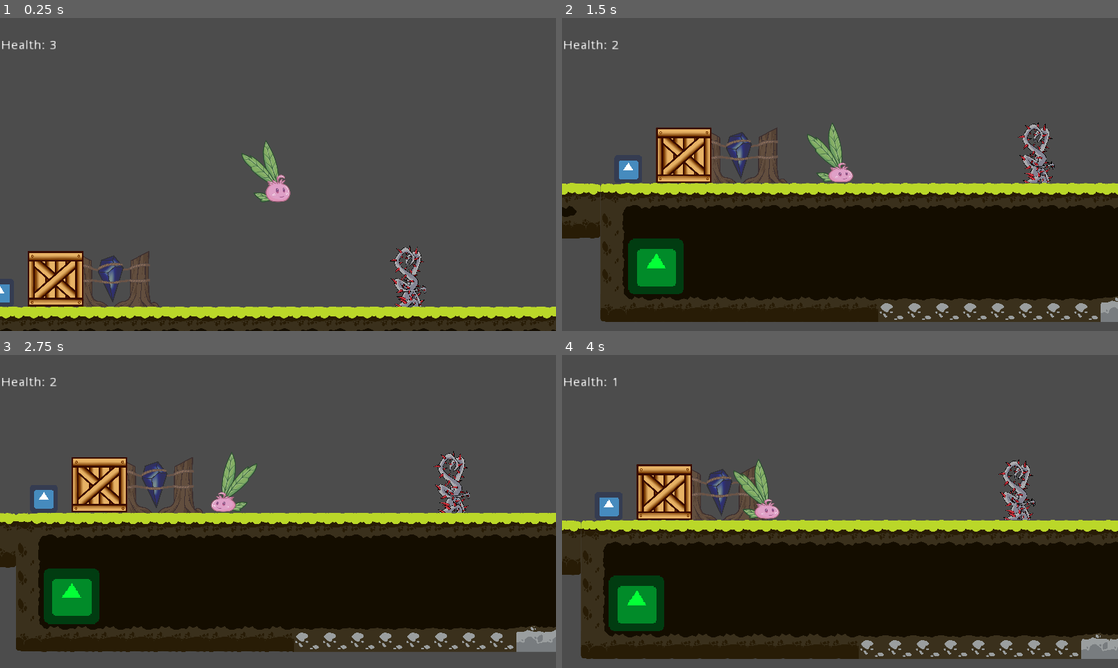
Above: before the commit, frames 1-4 (two rows, left to right).
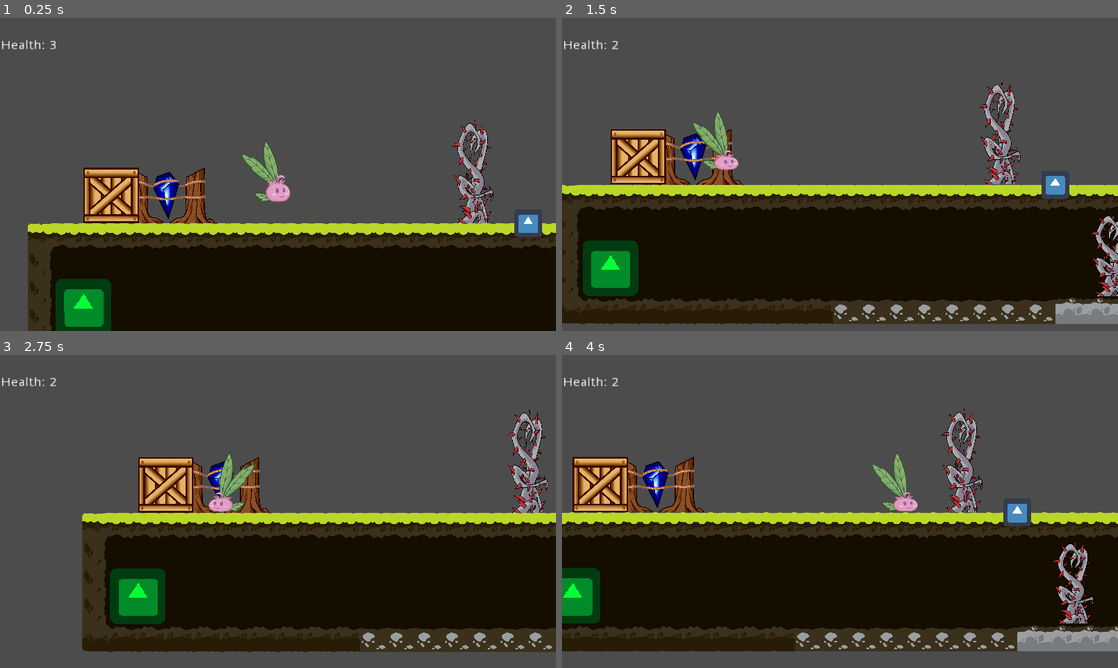
Above: after the commit, the same moments.

Repository: DamianKoch1/OnionsAdventure
Game: Godot game, scene res://Worlds/World1.tscn
Same seed, same stepped clock (60 frames per second), same inputs: the game is played once before the commit and once after it. The engine's default icon, where the game draws it, is replaced by a stand-in: a white triangle on a blue panel in a dark square.
Inputs:
- Up to frame 1 (0.25 s): no input
- Up to frame 2 (1.5 s): hold Right (ui_right) from 0.53 s (still down); tap E (push, bound only after the commit) at 0.6, 1.35 s; tap Space (jump) at 0.77 s
- Up to frame 3 (2.75 s): tap Space (jump) at 1.52 s; release Right (ui_right) at 2.03 s; hold Left (ui_left) from 2.03 s (still down); tap E (push, bound only after the commit) at 2.1 s
- Up to frame 4 (4 s): release Left (ui_left) at 2.78 s; hold Right (ui_right) from 2.78 s (still down); tap E (push, bound only after the commit) at 2.85, 3.6 s; tap Space (jump) at 3.02, 3.77 s

The runs differ from the first frame. In frame 1, 36% of the frame differs, in the area x 0-100%, y 32-100%; in frame 2, 17%; in frame 3, 18%; in frame 4, 25%.

Commit message:
final box, fix with box/damaging obstacle collision

Diff:
--- a/Objects/Box/Box.gd
+++ b/Objects/Box/Box.gd
@@ -2,13 +2,15 @@
 
 var motion = Vector2()
 var player
-export var brakeSpeed = 0.04
+export var brakeSpeed = 0.08
 onready var isPushed = false
 export var gravity = 12
 
 func _physics_process(delta):
 	if isPushed == true:
-		global_position.x = lerp(global_position.x, global_position.x -(player.global_position.x-global_position.x), 0.05)
+		motion.x = player.motion.x
+		if abs(player.motion.y) >= 20 || abs(motion.y) >= 20:
+			isPushed = false
 	else:
 		motion.x = lerp(motion.x, 0, brakeSpeed)
 	motion.y += gravity
@@ -17,8 +19,9 @@
 func _on_Area2D_body_entered(body):
 	if body.name == "Onion":
 		player = body
-		isPushed = true
-
-func _on_Area2D_body_exited(body):
-	if body.name == "Onion":
-		isPushed = false
+		if Input.is_action_just_pressed("push"):
+			if isPushed == true:
+				isPushed = false
+			elif isPushed == false:
+				isPushed = true
+				global_position.x = global_position.x + (global_position.x - player.global_position.x)/4.2
--- a/Objects/Box/Box.tscn
+++ b/Objects/Box/Box.tscn
@@ -11,7 +11,7 @@
 [sub_resource type="RectangleShape2D" id=2]
 
 custom_solver_bias = 0.0
-extents = Vector2( 36.9395, 30.5873 )
+extents = Vector2( 46.7717, 36.8304 )
 
 [node name="Box" type="KinematicBody2D"]
 
@@ -20,7 +20,7 @@
 collision_mask = 1
 collision/safe_margin = 0.08
 script = ExtResource( 1 )
-brakeSpeed = 0.04
+brakeSpeed = 0.08
 gravity = 12
 
 [node name="Sprite" type="Sprite" parent="." index="0"]
@@ -46,10 +46,8 @@
 
 [node name="CollisionShape2D" type="CollisionShape2D" parent="Area2D" index="0"]
 
-position = Vector2( 0, 13.607 )
-scale = Vector2( 1, 0.594878 )
+position = Vector2( 0, 10.9564 )
+scale = Vector2( 1, 0.52833 )
 shape = SubResource( 2 )
 
 [connection signal="body_entered" from="Area2D" to="." method="_on_Area2D_body_entered"]
-
-[connection signal="body_exited" from="Area2D" to="." method="_on_Area2D_body_exited"]
--- a/Objects/Obstacles/DamagingObstacle.gd
+++ b/Objects/Obstacles/DamagingObstacle.gd
@@ -7,7 +7,7 @@
 	if damageCD > 0:
 		damageCD = max(damageCD-delta, 0)
 
-func _on_Area2D_body_entered(body):
+func _on_Trigger_body_entered(body):
 	if body.name == "Onion":
 		if damageCD == 0:
 			damageCD = 1
--- a/Objects/Obstacles/DamagingObstacle.tscn
+++ b/Objects/Obstacles/DamagingObstacle.tscn
@@ -1,13 +1,36 @@
-[gd_scene load_steps=3 format=2]
+[gd_scene load_steps=4 format=2]
 
-[ext_resource path="res://Objects/Obstacles/Obstacle.tscn" type="PackedScene" id=1]
-[ext_resource path="res://Objects/Obstacles/DamagingObstacle.gd" type="Script" id=2]
+[ext_resource path="res://Objects/Obstacles/DamagingObstacle.gd" type="Script" id=1]
 
-[node name="DamagingObstacle" instance=ExtResource( 1 )]
+[sub_resource type="RectangleShape2D" id=1]
 
-script = ExtResource( 2 )
+custom_solver_bias = 0.0
+extents = Vector2( 465.076, 1133.96 )
 
-[node name="Area2D" type="Area2D" parent="." index="1"]
+[sub_resource type="RectangleShape2D" id=2]
+
+custom_solver_bias = 0.0
+extents = Vector2( 791.922, 1453.1 )
+
+[node name="Sprite" type="Sprite"]
+
+script = ExtResource( 1 )
+
+[node name="Collider" type="StaticBody2D" parent="." index="0"]
+
+input_pickable = false
+collision_layer = 1
+collision_mask = 1
+constant_linear_velocity = Vector2( 0, 0 )
+constant_angular_velocity = 0.0
+friction = 1.0
+bounce = 0.0
+
+[node name="CollisionShape2D" type="CollisionShape2D" parent="Collider" index="0"]
+
+shape = SubResource( 1 )
+
+[node name="Trigger" type="Area2D" parent="." index="1"]
 
 input_pickable = true
 gravity_vec = Vector2( 0, 1 )
@@ -17,6 +40,8 @@
 audio_bus_override = false
 audio_bus_name = "Master"
 
-[node name="CollisionShape2D" type="CollisionShape2D" parent="Area2D" index="0"]
+[node name="CollisionShape2D" type="CollisionShape2D" parent="Trigger" index="0"]
 
-[connection signal="body_entered" from="Area2D" to="." method="_on_Area2D_body_entered"]
+shape = SubResource( 2 )
+
+[connection signal="body_entered" from="Trigger" to="." method="_on_Trigger_body_entered"]
--- a/Objects/Spawnpoint/Spawnpoint.tscn
+++ b/Objects/Spawnpoint/Spawnpoint.tscn
@@ -15,7 +15,6 @@
 
 [node name="icon" type="Sprite" parent="." index="0"]
 
-modulate = Color( 1, 1, 1, 0.359137 )
 position = Vector2( -32, -32 )
 scale = Vector2( 0.0375587, 0.0522449 )
 texture = ExtResource( 2 )
--- a/Worlds/World1.tscn
+++ b/Worlds/World1.tscn
@@ -9,15 +9,14 @@
 [ext_resource path="res://Objects/Runes/EarthStone.gd" type="Script" id=7]
 [ext_resource path="res://icon.png" type="Texture" id=8]
 [ext_resource path="res://Assets/FinishedTileSet.tscn" type="PackedScene" id=9]
-[ext_resource path="res://Assets/Tileset.tres" type="TileSet" id=10]
-[ext_resource path="res://Player/Camera.tscn" type="PackedScene" id=11]
-[ext_resource path="res://Objects/Spawnpoint/Spawnpoint.tscn" type="PackedScene" id=12]
-[ext_resource path="res://Objects/Obstacles/DamagingObstacle.tscn" type="PackedScene" id=13]
-[ext_resource path="res://Assets/asset_vine_thorns_1.png" type="Texture" id=14]
-[ext_resource path="res://Objects/Rope/Rope.tscn" type="PackedScene" id=15]
-[ext_resource path="res://Objects/Box/Box.tscn" type="PackedScene" id=16]
-[ext_resource path="res://Objects/Checkpoint/Checkpoint.tscn" type="PackedScene" id=17]
-[ext_resource path="res://Objects/Trap/Trap.tscn" type="PackedScene" id=18]
+[ext_resource path="res://Player/Camera.tscn" type="PackedScene" id=10]
+[ext_resource path="res://Objects/Spawnpoint/Spawnpoint.tscn" type="PackedScene" id=11]
+[ext_resource path="res://Objects/Rope/Rope.tscn" type="PackedScene" id=12]
+[ext_resource path="res://Objects/Box/Box.tscn" type="PackedScene" id=13]
+[ext_resource path="res://Objects/Checkpoint/Checkpoint.tscn" type="PackedScene" id=14]
+[ext_resource path="res://Objects/Trap/Trap.tscn" type="PackedScene" id=15]
+[ext_resource path="res://Objects/Obstacles/DamagingObstacle.tscn" type="PackedScene" id=16]
+[ext_resource path="res://Assets/asset_vine_thorns_1.png" type="Texture" id=17]
 
 [sub_resource type="RectangleShape2D" id=1]
 
@@ -29,12 +28,7 @@
 custom_solver_bias = 0.0
 extents = Vector2( 151.696, 149.102 )
 
-[sub_resource type="RectangleShape2D" id=3]
-
-custom_solver_bias = 0.0
-extents = Vector2( 1775.56, 14.7179 )
-
-[node name="Node" type="Node"]
+[node name="Node" type="Node" index="0"]
 
 [node name="Goal" parent="." index="0" instance=ExtResource( 1 )]
 
@@ -65,7 +59,7 @@
 [node name="Onion" parent="." index="4" instance=ExtResource( 4 )]
 
 editor/display_folded = true
-position = Vector2( 352, 96 )
+position = Vector2( 288, 192 )
 z_index = 5
 z_as_relative = false
 _sections_unfolded = [ "Transform", "Z Index" ]
@@ -144,7 +138,7 @@
 
 position = Vector2( -352, -352 )
 scale = Vector2( 5.50001, 5.50001 )
-objToDestroyPath = NodePath("../../../DamagingObstacle2")
+objToDestroyPath = NodePath("../../../Sprite2")
 destroyRadius = 262
 
 [node name="State2" parent="EarthStone3" index="2"]
@@ -154,7 +148,8 @@
 
 [node name="EarthStone5" type="Node2D" parent="." index="8"]
 
-position = Vector2( -64, 288 )
+editor/display_folded = true
+position = Vector2( -224, 544 )
 script = ExtResource( 7 )
 _sections_unfolded = [ "Transform" ]
 platformSpeed = 0.01
@@ -162,7 +157,7 @@
 [node name="EarthStone" type="StaticBody2D" parent="EarthStone5" index="0"]
 
 editor/display_folded = true
-position = Vector2( 96, -48 )
+position = Vector2( 800, -288 )
 scale = Vector2( 0.5, 0.5 )
 input_pickable = false
 collision_layer = 1
@@ -213,7 +208,7 @@
 
 [node name="State2" type="Position2D" parent="EarthStone5" index="3"]
 
-position = Vector2( -128, 192 )
+position = Vector2( 160, -256 )
 scale = Vector2( 3.2, 3.2 )
 _sections_unfolded = [ "Transform" ]
 
@@ -221,74 +216,70 @@
 
 z_index = -3
 z_as_relative = false
-tile_set = ExtResource( 10 )
 tile_data = PoolIntArray( 24, 12, 0, 25, 13, 0, 26, 13, 0, 27, 13, 0, 28, 14, 0, 29, -1610612726, 0, 30, -1610612726, 0 …(12921 unchanged characters)…
 _sections_unfolded = [ "Cell", "Transform", "Z Index" ]
 
-[node name="Camera" parent="." index="10" instance=ExtResource( 11 )]
-
-position = Vector2( 352, 128 )
+[node name="Camera" parent="." index="10" instance=ExtResource( 10 )]
+
+position = Vector2( 320, 160 )
 scale = Vector2( 1.10689, 0.967083 )
 _sections_unfolded = [ "Transform" ]
 camSpeed = 0.05
 
-[node name="Spawnpoint" parent="." index="11" instance=ExtResource( 12 )]
+[node name="Spawnpoint" parent="." index="11" instance=ExtResource( 11 )]
 
 position = Vector2( 160, 224 )
 scale = Vector2( 1.73437, 1 )
 
-[node name="DamagingObstacle" parent="." index="12" instance=ExtResource( 13 )]
-
-editor/display_folded = true
-position = Vector2( 480, 184.867 )
-scale = Vector2( 0.0258265, 0.0230877 )
-texture = ExtResource( 14 )
-_sections_unfolded = [ "Offset", "Transform" ]
-
-[node name="CollisionPolygon2D" parent="DamagingObstacle/StaticBody2D" index="0"]
-
-polygon = PoolVector2Array( 828.5, 3081, 172.783, 3203.26, 443.749, 2510.1, 99.207, 1655.92, 327.049, 1545.7, 254.806, 216.212, 1321.78, 167.992, 1277.32, 1490.6, 1355.12, 1848.8, 1660.76, 2193.23, 1427.36, 2461.88, 1637.42, 3218.91 )
-
-[node name="CollisionShape2D" parent="DamagingObstacle/Area2D" index="0"]
-
-position = Vector2( 798.757, 1639.3 )
-scale = Vector2( 0.514945, 125.709 )
-shape = SubResource( 3 )
-
-[node name="DamagingObstacle2" parent="." index="13" instance=ExtResource( 13 )]
-
-editor/display_folded = true
-position = Vector2( 647.646, 292.449 )
-scale = Vector2( 0.0316234, 0.0303398 )
-texture = ExtResource( 14 )
-_sections_unfolded = [ "Offset", "Transform" ]
-
-[node name="CollisionPolygon2D" parent="DamagingObstacle2/StaticBody2D" index="0"]
-
-polygon = PoolVector2Array( 828.5, 3081, 172.783, 3203.26, 443.749, 2510.1, 99.207, 1655.92, 327.049, 1545.7, 254.806, 216.212, 1321.78, 167.992, 1277.32, 1490.6, 1355.12, 1848.8, 1660.76, 2193.23, 1427.36, 2461.88, 1637.42, 3218.91 )
-
-[node name="CollisionShape2D" parent="DamagingObstacle2/Area2D" index="0"]
-
-position = Vector2( 798.757, 1639.3 )
-scale = Vector2( 0.514945, 125.709 )
-shape = SubResource( 3 )
-
-[node name="Rope" parent="." index="14" instance=ExtResource( 15 )]
+[node name="Rope" parent="." index="12" instance=ExtResource( 12 )]
 
 position = Vector2( 1440, -320 )
 
-[node name="Box" parent="." index="15" instance=ExtResource( 16 )]
+[node name="Box" parent="." index="13" instance=ExtResource( 13 )]
 
 position = Vector2( 96, 224 )
 
-[node name="Checkpoint" parent="." index="16" instance=ExtResource( 17 )]
+[node name="Checkpoint" parent="." index="14" instance=ExtResource( 14 )]
 
 position = Vector2( 832, -32 )
 
-[node name="Trap" parent="." index="17" instance=ExtResource( 18 )]
+[node name="Trap" parent="." index="15" instance=ExtResource( 15 )]
 
 position = Vector2( -224, 320 )
 scale = Vector2( 0.5, 0.5 )
+
+[node name="Sprite" parent="." index="16" instance=ExtResource( 16 )]
+
+editor/display_folded = true
+position = Vector2( 512, 195.984 )
+scale = Vector2( 0.0289622, 0.0389459 )
+texture = ExtResource( 17 )
+
+[node name="CollisionShape2D" parent="Sprite/Collider" index="0"]
+
+position = Vector2( 0, 202.021 )
+scale = Vector2( 1, 1.17768 )
+
+[node name="CollisionShape2D" parent="Sprite/Trigger" index="0"]
+
+position = Vector2( 0, 67.8218 )
+scale = Vector2( 1, 1.04658 )
+
+[node name="Sprite2" parent="." index="17" instance=ExtResource( 16 )]
+
+position = Vector2( 640, 335.984 )
+scale = Vector2( 0.0289622, 0.0311587 )
+texture = ExtResource( 17 )
+
+[node name="CollisionShape2D" parent="Sprite2/Collider" index="0"]
+
+position = Vector2( 0, 243.321 )
+scale = Vector2( 1, 1.21401 )
+
+[node name="CollisionShape2D" parent="Sprite2/Trigger" index="0"]
+
+position = Vector2( 0, 138.723 )
+scale = Vector2( 1, 1.09527 )
 
 [connection signal="body_entered" from="EarthStone5/EarthStone/EarthStoneTrigger" to="EarthStone5" method="_on_EarthStoneTrigger_body_entered"]
 
@@ -297,5 +288,5 @@
 [editable path="EarthStone"]
 [editable path="EarthStone2"]
 [editable path="EarthStone3"]
-[editable path="DamagingObstacle"]
-[editable path="DamagingObstacle2"]
+[editable path="Sprite"]
+[editable path="Sprite2"]
--- a/project.godot
+++ b/project.godot
@@ -70,6 +70,8 @@
  ]
 jump=[ Object(InputEventKey,"resource_local_to_scene":false,"resource_name":"","device":0,"alt":false,"shift":false,"control":false,"meta":false,"command":false,"pressed":false,"scancode":32,"unicode":0,"echo":false,"script":null)
  ]
+push=[ Object(InputEventKey,"resource_local_to_scene":false,"resource_name":"","device":0,"alt":false,"shift":false,"control":false,"meta":false,"command":false,"pressed":false,"scancode":69,"unicode":0,"echo":false,"script":null)
+ ]
 
 [locale]
 
Not shown: 1 places in Worlds/World1.tscn that only renumber resources
